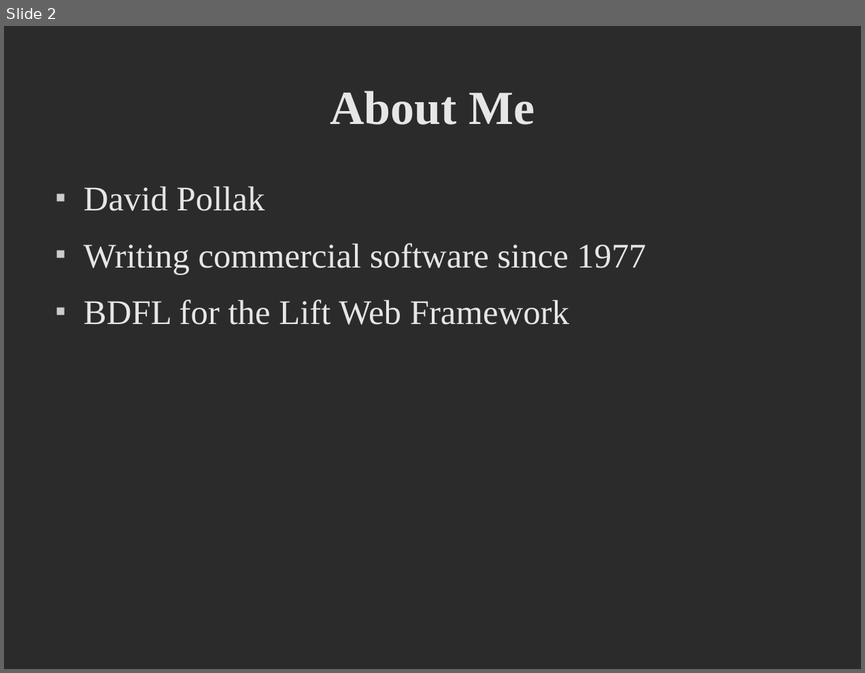
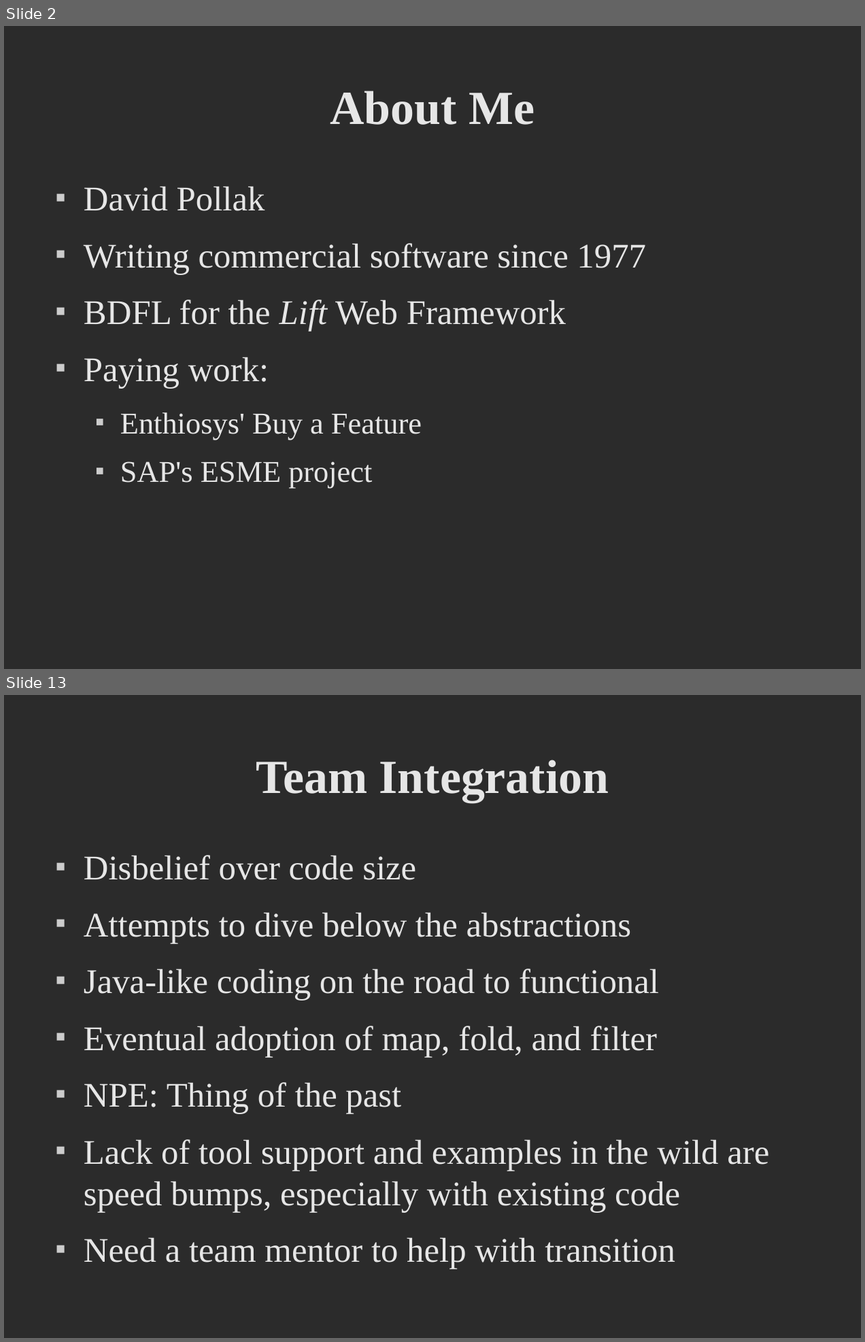
Before and after one commit to dpp/lift-samples, a slide deck: presentations/2008_dpp_CUFP/CUFP Preso.odp. Shown one above the other, each under a label of ours: slide 2 before the commit, slides 2 and 13 after it; the slides between them are not shown. The pictures are 865x673 and 865x1342 pixels, drawn with LibreOffice and Linux fonts; fonts in the diff are those of the drawing; background and template pictures are left out; a plain dark background stands for a picture behind light text. Boxes give left, top, right and bottom in pixels: in the first picture for what was removed or moved away, otherwise in the second. Text is boxed around its words. In the diff, an @@ line names an element or a change of style, - is before the commit and + after.

```diff
--- a/presentations/2008_dpp_CUFP/CUFP Preso.odp
+++ b/presentations/2008_dpp_CUFP/CUFP Preso.odp
@@ slide 13 added at [4,695,861,1338], background picture (left out) @@
@@ title added at [256,760,609,802], 44 pt, text #E6E6E6, bold @@
+Team Integration
@@ text added at [84,855,769,1269], 32 pt, text #E6E6E6 @@
+■ Disbelief over code size
+■ Attempts to dive below the abstractions
+■ Java-like coding on the road to functional
+■ Eventual adoption of map, fold, and filter
+■ NPE: Thing of the past
+■ Lack of tool support and examples in the wild are speed bumps, especially with existing code
+■ Need a team mentor to help with transition
@@ slide 2 changed as well @@
@@ text at [84,299,566,331]: italic on in "Lift" @@
@@ text at [84,356,422,488]: paragraphs added @@
+■ Paying work:
+  ■ Enthiosys' Buy a Feature
+  ■ SAP's ESME project
```
Also in this commit, not shown: 1 other slide changed, 10 other slides added, 1 slide removed, 14 other files.
